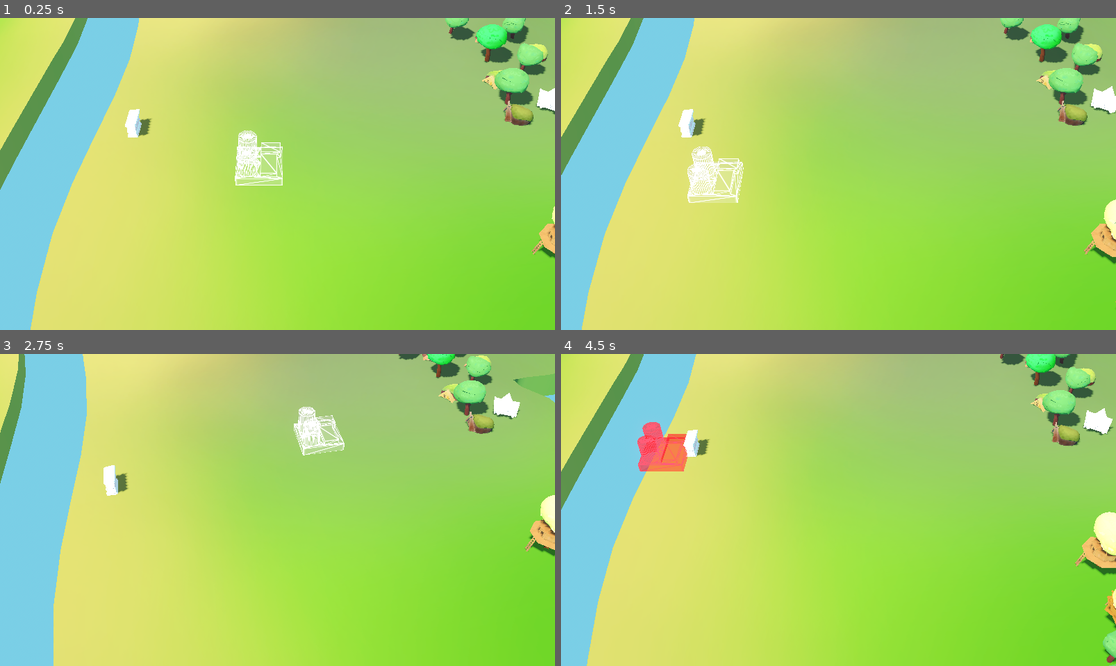
Above: before the commit, frames 1-4 (two rows, left to right).
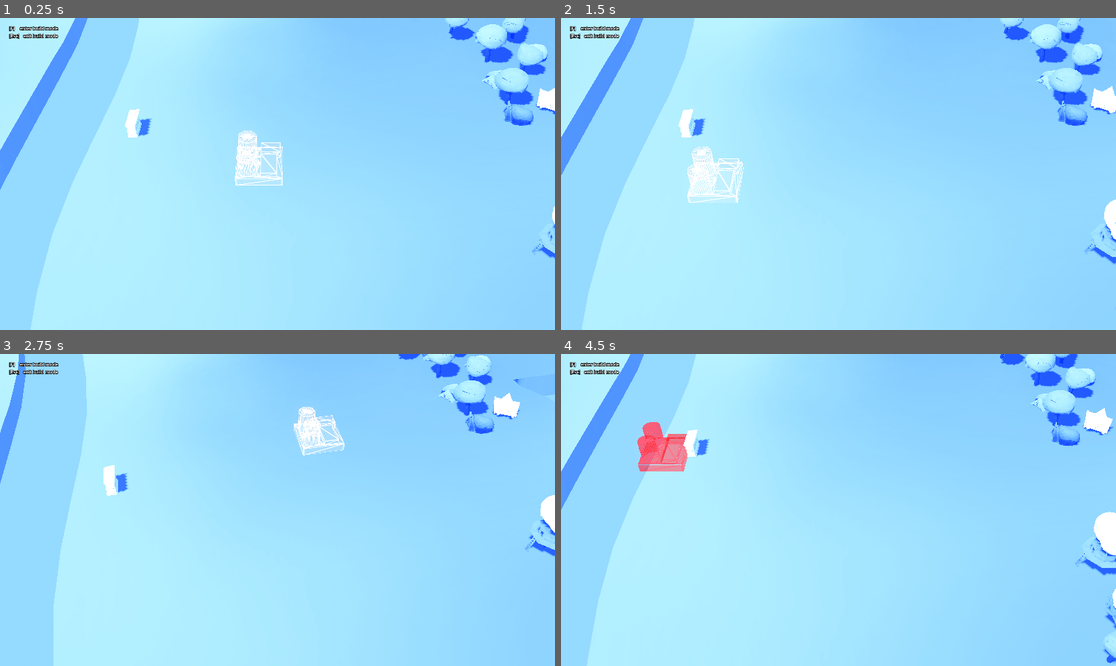
Above: after the commit, the same moments.

Repository: Baizard-13/Racoonomics
Game: Godot game, scene res://Location/location.tscn
The game is run twice, just before and just after one commit, with the same random seed, the same clock (stepped at 60 frames per second) and the same inputs.
Inputs (mouse positions are in pixels of both pictures, inside the frame that each line leads up to):
- Up to frame 1 (0.25 s): no input
- Up to frame 2 (1.5 s): tap Enter at 0.5 s; move the mouse to (960, 158) at 0.52 s; tap A (a) at 0.6 s; tap D (d) at 0.8, 1.35 s; tap Space at 1.25 s; move the mouse to (727, 189) at 1.27 s
- Up to frame 3 (2.75 s): tap E (e) at 1.55, 2.1 s; tap Enter at 2 s; move the mouse to (333, 441) at 2.02 s; tap Q (q) at 2.3 s
- Up to frame 4 (4.5 s): tap Space at 2.75, 4.25 s; move the mouse to (810, 572) at 2.77 s; tap Q (q) at 2.85 s; tap S (s) at 3.05, 3.6 s; tap Enter at 3.5 s; move the mouse to (1005, 556) at 3.52 s; hold Shift (shift) 3.53-4.28 s; move the mouse to (672, 463) at 4.27 s; tap Shift (shift) at 4.35 s

The runs differ from the first frame. In frame 1, 99% of the frame differs, in the area x 0-100%, y 0-100%; in frame 2, 99%; in frame 3, 99%; in frame 4, 99%.

Commit message:
building mode postprocessing

Diff:
--- a/Grid/scenes/grid_region.tscn
+++ b/Grid/scenes/grid_region.tscn
@@ -112,7 +112,6 @@
 
 [node name="GameGridView" type="MeshInstance3D" parent="." unique_id=955071552]
 transform = Transform3D(1, 0, 0, 0, 1, 0, 0, 0, 1, 0, 1.5, 0)
-visible = false
 material_override = SubResource("ShaderMaterial_makip")
 mesh = SubResource("BoxMesh_yr08g")
 
--- a/Location/location.tscn
+++ b/Location/location.tscn
@@ -9,6 +9,7 @@
 [ext_resource type="PackedScene" uid="uid://bq55y3n2nyd0" path="res://Grid/scenes/world_grid.tscn" id="3_tnktr"]
 [ext_resource type="Shader" uid="uid://bdh42ejp2fjcc" path="res://shaders/building_preview.gdshader" id="4_34ytl"]
 [ext_resource type="Script" uid="uid://cyfhjwceljlyj" path="res://scripts/FarmWork.gd" id="5_wlodm"]
+[ext_resource type="Shader" uid="uid://dsb3hnoj25nhm" path="res://shaders/blueprint_postprocess.gdshader" id="5_yx7wv"]
 
 [sub_resource type="ShaderMaterial" id="ShaderMaterial_uiog4"]
 render_priority = 5
@@ -20,6 +21,29 @@
 shader_parameter/fill_color_valid = Color(1, 1, 1, 0.16862746)
 shader_parameter/wire_color_invalid = Color(1.8247963, 0.2924505, 0.36906803, 1)
 shader_parameter/fill_color_invalid = Color(1, 0.13999999, 0.15433311, 0.59607846)
+
+[sub_resource type="LabelSettings" id="LabelSettings_yx7wv"]
+outline_size = 6
+outline_color = Color(0, 0, 0, 1)
+
+[sub_resource type="Gradient" id="Gradient_yx7wv"]
+interpolation_mode = 2
+offsets = PackedFloat32Array(0, 0.078877, 0.8783423, 1)
+colors = PackedColorArray(0.007500002, 0.009875036, 0.15, 1, 0.03720002, 0.14136012, 0.93, 1, 0.65, 0.96500003, 1, 1, 1, 1, 1, 1)
+
+[sub_resource type="GradientTexture1D" id="GradientTexture1D_eoaun"]
+gradient = SubResource("Gradient_yx7wv")
+
+[sub_resource type="ShaderMaterial" id="ShaderMaterial_eoaun"]
+render_priority = 0
+shader = ExtResource("5_yx7wv")
+shader_parameter/color_palette_gradient = SubResource("GradientTexture1D_eoaun")
+shader_parameter/transition_threshold = 0.0
+
+[sub_resource type="QuadMesh" id="QuadMesh_yx7wv"]
+material = SubResource("ShaderMaterial_eoaun")
+flip_faces = true
+size = Vector2(2, 2)
 
 [sub_resource type="ProceduralSkyMaterial" id="ProceduralSkyMaterial_u6sc3"]
 ground_bottom_color = Color(0.37301219, 0.68417555, 0.812935, 1)
@@ -55,6 +79,23 @@
 camera = NodePath("../CharacterBody3D/Camera3D")
 building_ghost_material = SubResource("ShaderMaterial_uiog4")
 
+[node name="DevButtonPrompt" type="CanvasLayer" parent="BuildModeController" unique_id=1221167571]
+
+[node name="Label" type="Label" parent="BuildModeController/DevButtonPrompt" unique_id=785760904]
+offset_left = 32.0
+offset_top = 24.0
+offset_right = 189.0
+offset_bottom = 47.0
+text = "[F]    enter build mode
+[Esc]   exit build mode"
+label_settings = SubResource("LabelSettings_yx7wv")
+
+[node name="PostProcessQuad" type="MeshInstance3D" parent="BuildModeController" unique_id=1197606766]
+visible = false
+cast_shadow = 0
+extra_cull_margin = 500.0
+mesh = SubResource("QuadMesh_yx7wv")
+
 [node name="WorldGrid" parent="." unique_id=1294225932 instance=ExtResource("3_tnktr")]
 transform = Transform3D(1, 0, 0, 0, 1, 0, 0, 0, 1, 5.4072876, 0, 0)
 cell_size = Vector2(10, 10)
@@ -130,6 +171,7 @@
 light_energy = 0.9
 light_specular = 0.0
 shadow_enabled = true
+shadow_bias = 0.01
 directional_shadow_mode = 0
 directional_shadow_max_distance = 600.0
 
@@ -162,5 +204,3 @@
 [node name="CollisionShape3D" type="CollisionShape3D" parent="borders/walls4" unique_id=1993239243]
 shape = SubResource("BoxShape3D_u6sc3")
 debug_color = Color(0.9729523, 0, 0.44077253, 0.41960785)
-
-[node name="MeshInstance3D" type="MeshInstance3D" parent="." unique_id=416770268]
--- a/project.godot
+++ b/project.godot
@@ -93,6 +93,16 @@
 "events": [Object(InputEventMouseButton,"resource_local_to_scene":false,"resource_name":"","device":-1,"window_id":0,"a …(257 unchanged characters)…
 ]
 }
+bm_enter={
+"deadzone": 0.2,
+"events": [Object(InputEventKey,"resource_local_to_scene":false,"resource_name":"","device":-1,"window_id":0,"alt_pressed":false,"shift_pressed":false,"ctrl_pressed":false,"meta_pressed":false,"pressed":false,"keycode":0,"physical_keycode":70,"key_label":0,"unicode":102,"location":0,"echo":false,"script":null)
+]
+}
+bm_exit={
+"deadzone": 0.2,
+"events": [Object(InputEventKey,"resource_local_to_scene":false,"resource_name":"","device":-1,"window_id":0,"alt_pressed":false,"shift_pressed":false,"ctrl_pressed":false,"meta_pressed":false,"pressed":false,"keycode":0,"physical_keycode":4194305,"key_label":0,"unicode":0,"location":0,"echo":false,"script":null)
+]
+}
 
 [physics]
 
--- a/scripts/build_mode_controller.gd
+++ b/scripts/build_mode_controller.gd
@@ -1,4 +1,6 @@
 extends Node
+
+const _2X_2_TEST_BUILDING = preload("uid://c8lmno2gm42xg")
 
 @export var buildings : Array[BuildingDefinition]
 
@@ -10,10 +12,10 @@
 @export_category("Runtime state (don't edit)")
 @export var current_building : BuildingDefinition = null
 
+@onready var post_process_quad: MeshInstance3D = $PostProcessQuad
+
 var current_ghost : Building
 var current_grid_pos : Vector2i
-
-const _2X_2_TEST_BUILDING = preload("uid://c8lmno2gm42xg")
 
 func _ready() -> void:
 	enter_build_mode(_2X_2_TEST_BUILDING)
@@ -44,10 +46,13 @@
 
 	grid.set_draw_grid(true)
 	grid.add_child(current_ghost)
+	post_process_quad.show()
 
 func exit_build_mode() -> void:
 	current_building = null
 	grid.set_draw_grid(false)
+	post_process_quad.hide()
+	current_grid_pos = Vector2.ZERO
 	if current_ghost:
 		current_ghost.queue_free()
 		current_ghost = null
@@ -78,7 +83,11 @@
 
 func _input(event: InputEvent) -> void:
 	if !current_building or !current_ghost:
+		if event.is_action_pressed("bm_enter"):
+			enter_build_mode(_2X_2_TEST_BUILDING)
 		return
 
 	if event.is_action_pressed("place_building"):
 		_try_place_building()
+	if event.is_action_pressed("bm_exit"):
+		exit_build_mode()
--- /dev/null
+++ b/shaders/blueprint_postprocess.gdshader
@@ -0,0 +1,29 @@
+shader_type spatial;
+render_mode unshaded, fog_disabled;
+
+// uniform sampler2D depth_texture : hint_depth_texture;
+uniform sampler2D screen_texture : hint_screen_texture;
+uniform sampler2D color_palette_gradient : repeat_disable;
+
+uniform float transition_threshold : hint_range(0.0, 1.0);
+
+void vertex() {
+	POSITION = vec4(VERTEX.xy, 1.0, 1.0);
+}
+
+void fragment() {
+	// float depth = texture(depth_texture, SCREEN_UV).x;
+	// vec4 clip_pos = vec4(SCREEN_UV * 2.0 - 1.0, depth, 1.0);
+	// vec4 view_pos = INV_PROJECTION_MATRIX * clip_pos;
+	// view_pos /= view_pos.w;
+
+	// float linear_depth = -view_pos.z;
+	//ALBEDO.rgb = vec3(linear_depth / 1000.0);
+
+	vec3 screen_color = texture(screen_texture, SCREEN_UV).rgb;
+
+	float luminance = dot(screen_color, vec3(0.2126, 0.7152, 0.0722));
+	if (luminance < transition_threshold) discard;
+
+	ALBEDO = texture(color_palette_gradient, vec2(luminance, 0.0)).rgb;
+}
--- a/shaders/building_preview.gdshader
+++ b/shaders/building_preview.gdshader
@@ -28,6 +28,8 @@
 			barys = vec3(0.0, 0.0, 1.0);
 			break;
 	}
+
+	VERTEX += NORMAL * (is_valid ? 0.0 : .02);
 }
 
 void fragment() {
--- a/shaders/grid_projection.gdshader
+++ b/shaders/grid_projection.gdshader
@@ -9,7 +9,6 @@
 uniform vec3 world_offset;
 
 void fragment() {
-	vec2 screen_uv = SCREEN_UV;
 	float depth = texture(depth_texture, SCREEN_UV).r;
 
 	vec4 clip_pos = vec4(SCREEN_UV * 2.0 - 1.0, depth, 1.0);
Not shown, added: shaders/blueprint_postprocess.gdshader.uid
